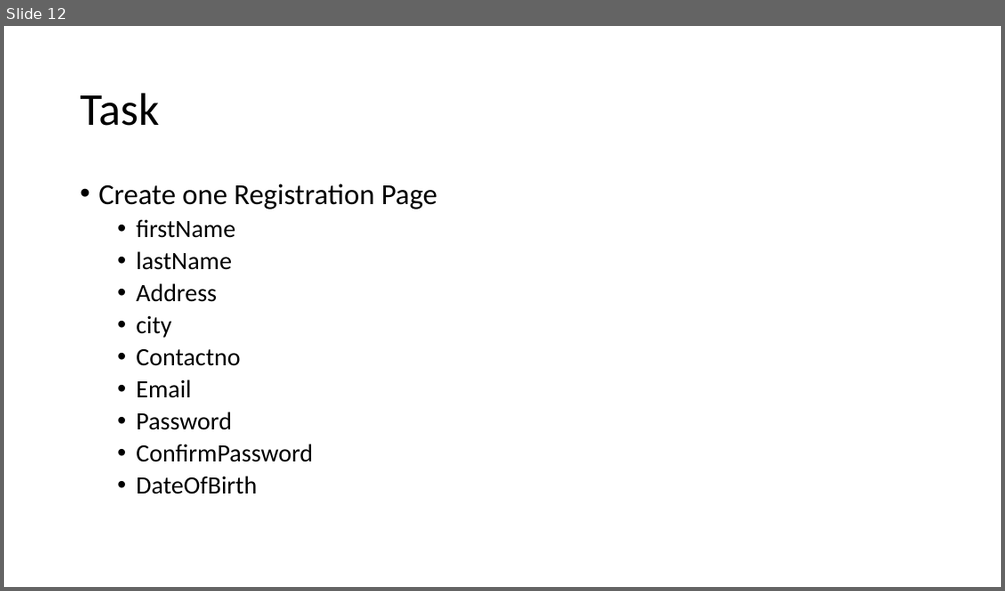
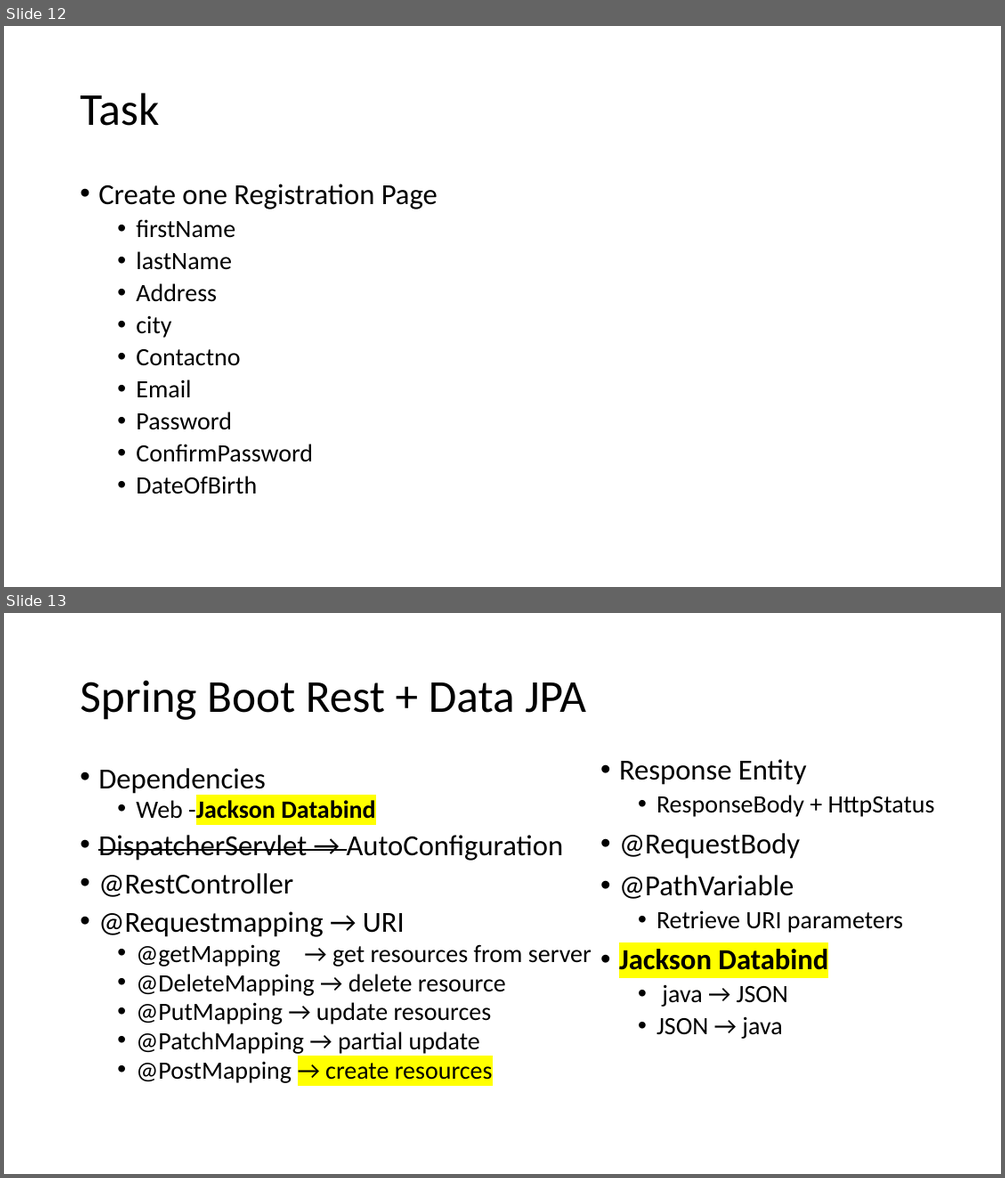
Before and after one commit to priyangm/pod_trg, a slide deck: FinishingSchool-June.pptx. Shown one above the other, each under a label of ours: slide 12 before the commit, slides 12 and 13 after it. The pictures are 1005x591 and 1005x1178 pixels, drawn with LibreOffice and Linux fonts; fonts in the diff are those of the drawing. Boxes give left, top, right and bottom in pixels: in the first picture for what was removed or moved away, otherwise in the second. Text is boxed around its words. In the diff, an @@ line names an element or a change of style, - is before the commit and + after.

```diff
--- a/FinishingSchool-June.pptx
+++ b/FinishingSchool-June.pptx
@@ slide 13 added at box(4, 613, 1001, 1174), background #FFFFFF @@
@@ title added at box(80, 680, 586, 720), 44 pt, text #000000 @@
+Spring Boot Rest + Data JPA
@@ text added at box(98, 768, 591, 1083), 24 pt, text #000000 @@
+• Dependencies
+  • Web -Jackson Databind
+• DispatcherServlet → AutoConfiguration
+• @RestController
+• @Requestmapping → URI
+  • @getMapping → get resources from server
+  • @DeleteMapping → delete resource
+  • @PutMapping → update resources
+  • @PatchMapping → partial update
+  • @PostMapping → create resources
@@ text added at box(619, 759, 935, 1038), 24 pt, text #000000 @@
+• Response Entity
+  • ResponseBody + HttpStatus
+• @RequestBody
+• @PathVariable
+  • Retrieve URI parameters
+• Jackson Databind
+  • java → JSON
+  • JSON → java
```
Also in this commit, not shown: 5 other slides added, 1 slide removed, 1 other file.
